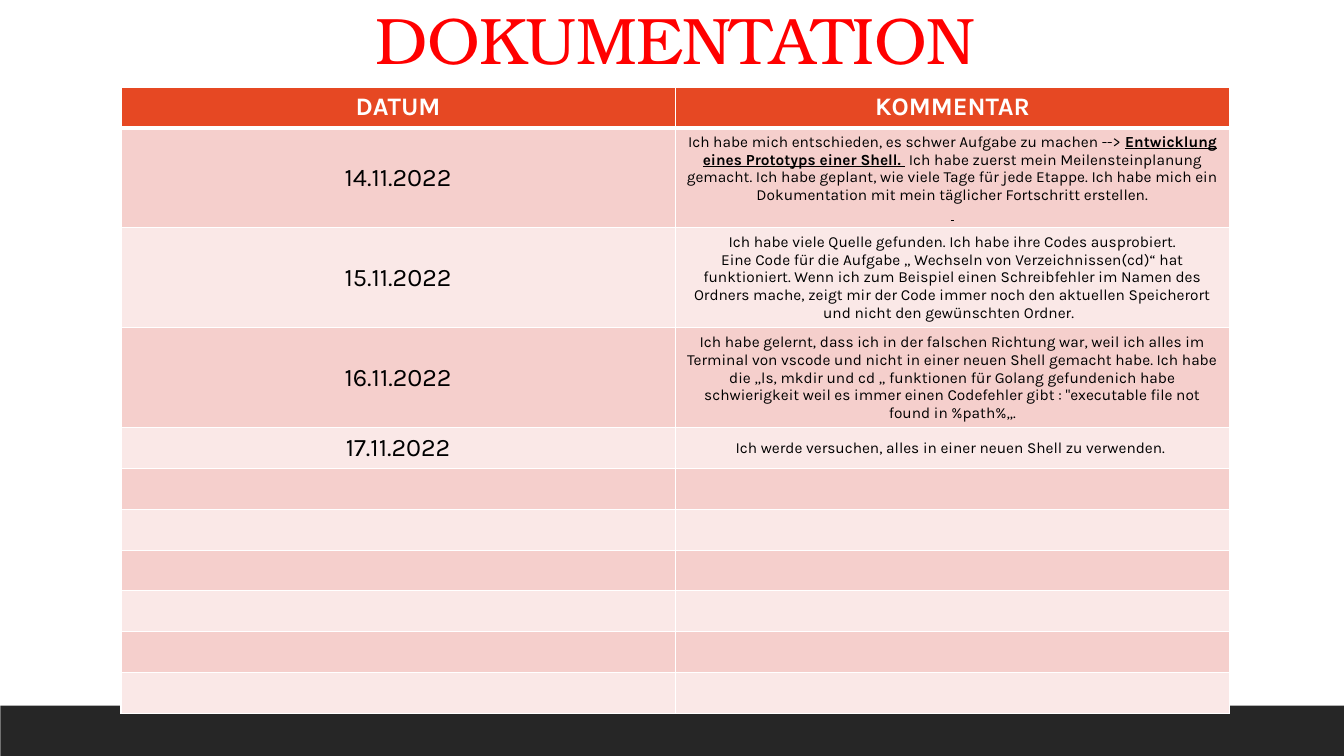
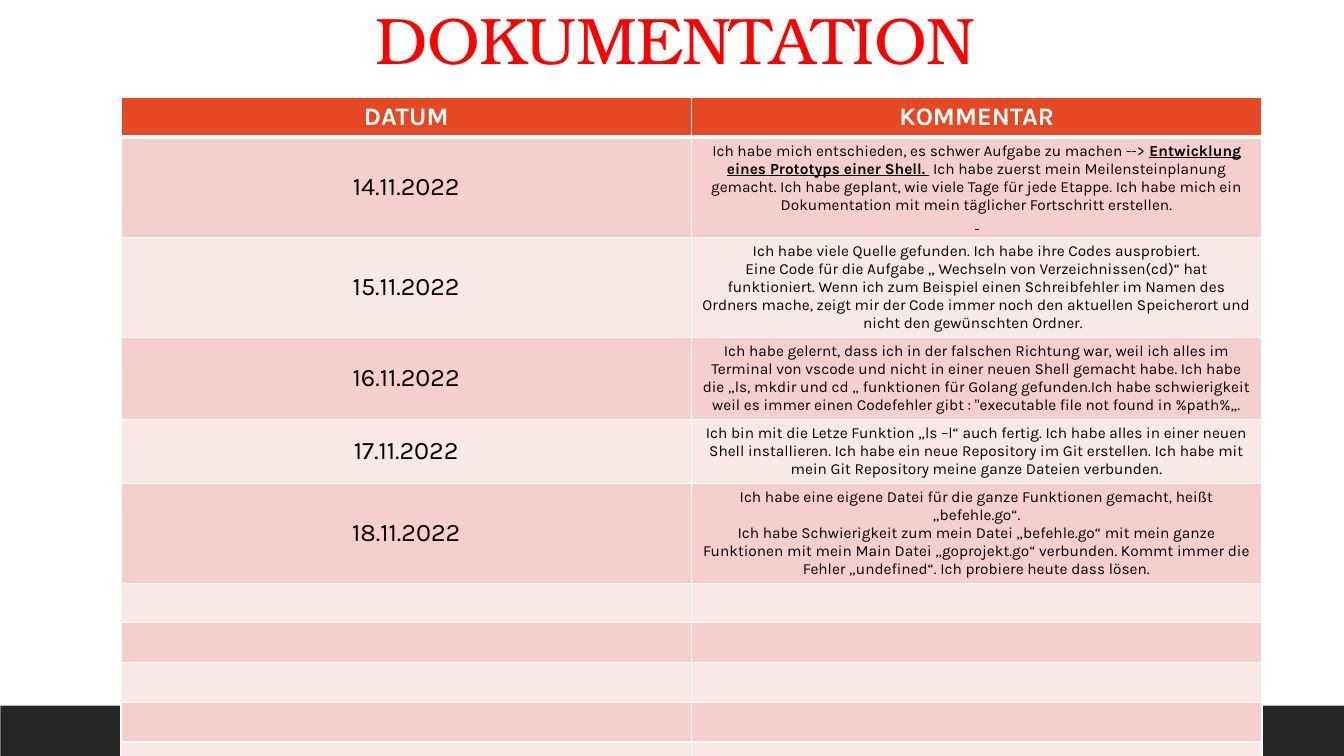
Before and after one commit to serdar52-93/GoShell, a slide deck: slide 4 of Meilensteinplanung.pptx. Drawn at 1344x756 pixels with LibreOffice and Linux fonts; fonts in the diff are those of the drawing. Boxes give left, top, right and bottom in pixels: in the first picture for what was removed or moved away, otherwise in the second. Text is boxed around its words. In the diff, an @@ line names an element or a change of style, - is before the commit and + after.

Commit message:
Datei befehle.go verbindet mit Datei goprojekt.go

```diff
--- a/Meilensteinplanung.pptx
+++ b/Meilensteinplanung.pptx
@@ table at [121,98,1262,756] @@
-row 4: 16.11.2022 | Ich habe gelernt, dass ich in der falschen Richtung war, weil ich alles im Terminal von vscode und nicht in einer neuen Shell gemacht habe. Ich habe die „ls, mkdir und cd „ funktionen für Golang gefundenich habe schwierigkeit weil es immer einen Codefehler gibt : "executable file not found in %path%„.
-row 5: 17.11.2022 | Ich werde versuchen, alles in einer neuen Shell zu verwenden.
+row 4: 16.11.2022 | Ich habe gelernt, dass ich in der falschen Richtung war, weil ich alles im Terminal von vscode und nicht in einer neuen Shell gemacht habe. Ich habe die „ls, mkdir und cd „ funktionen für Golang gefunden.Ich habe schwierigkeit weil es immer einen Codefehler gibt : "executable file not found in %path%„.
+row 5: 17.11.2022 | Ich bin mit die Letze Funktion „ls –l“ auch fertig. Ich habe alles in einer neuen Shell installieren. Ich habe ein neue Repository im Git erstellen. Ich habe mit mein Git Repository meine ganze Dateien verbunden.
+row 6: 18.11.2022 | Ich habe eine eigene Datei für die ganze Funktionen gemacht, heißt „befehle.go“. / Ich habe Schwierigkeit zum mein Datei „befehle.go“ mit mein ganze Funktionen mit mein Main Datei „goprojekt.go“ verbunden. Kommt immer die Fehler „undefined“. Ich probiere heute dass lösen.
-row 11:  | 
@@ table: place and size @@
-table at [121,87,1230,702]
+table at [121,98,1262,756]
```
Also in this commit, not shown: 3 other files.
